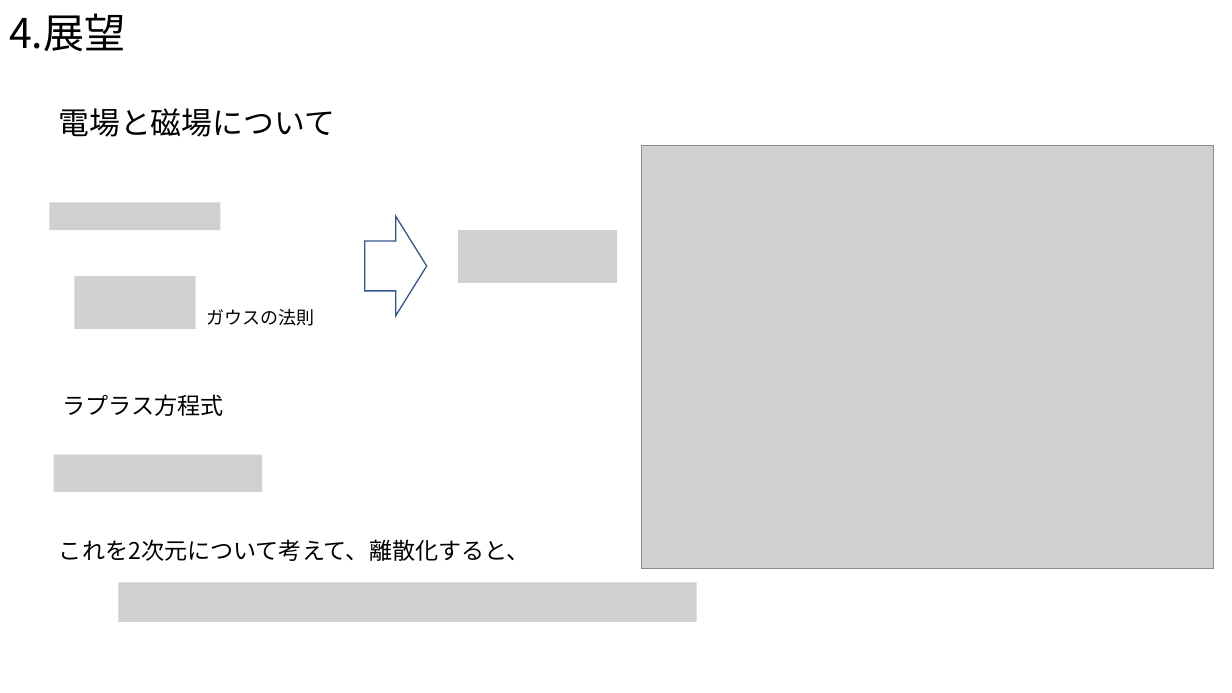
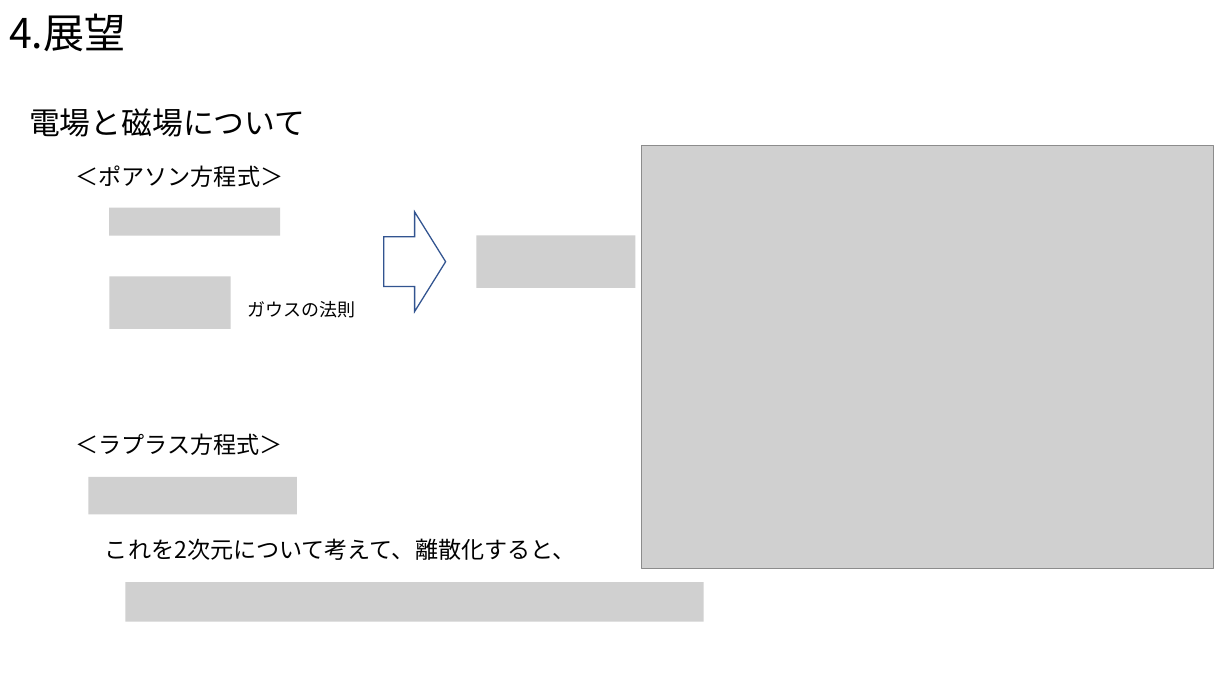
Before and after one commit to Takeuchi-yuya/Ksimulation, a slide deck: slide 18 of docs/中間発表.pptx. Drawn at 1232x693 pixels with LibreOffice and Linux fonts; fonts in the diff are those of the drawing; grey boxes stand for pictures. Boxes give left, top, right and bottom in pixels: in the first picture for what was removed or moved away, otherwise in the second. Text is boxed around its words. In the diff, an @@ line names an element or a change of style, - is before the commit and + after.

```diff
--- a/docs/中間発表.pptx
+++ b/docs/中間発表.pptx
@@ text "電場と磁場について": place and size @@
-text "電場と磁場について" at box(59, 108, 335, 137)
+text "電場と磁場について" at box(29, 108, 305, 137)
@@ text added at box(75, 165, 283, 187), 18 pt, text #000000 @@
+＜ポアソン方程式＞
@@ picture: place and size @@
-picture at box(50, 202, 221, 230)
+picture at box(109, 208, 280, 236)
@@ right arrow: place and size @@
-right arrow at box(365, 216, 427, 316)
+right arrow at box(384, 212, 445, 311)
@@ picture: place and size @@
-picture at box(458, 230, 617, 283)
+picture at box(477, 236, 636, 288)
@@ picture: place and size @@
-picture at box(74, 276, 195, 329)
+picture at box(109, 276, 230, 329)
@@ text "ガウスの法則": place and size @@
-text "ガウスの法則" at box(206, 309, 314, 326)
+text "ガウスの法則" at box(247, 301, 355, 318)
@@ text at box(75, 433, 282, 455): text changed @@
-ラプラス方程式
+＜ラプラス方程式＞
@@ picture removed at box(54, 455, 262, 492) @@
@@ picture added at box(89, 477, 298, 514) @@
@@ text "これを2次元について考えて、離散化すると、": place and size @@
-text "これを2次元について考えて、離散化すると、" at box(59, 539, 530, 561)
+text "これを2次元について考えて、離散化すると、" at box(105, 538, 576, 560)
@@ picture: place and size @@
-picture at box(118, 582, 697, 622)
+picture at box(126, 582, 704, 622)
```
Also in this commit, not shown: 3 other slides changed.
